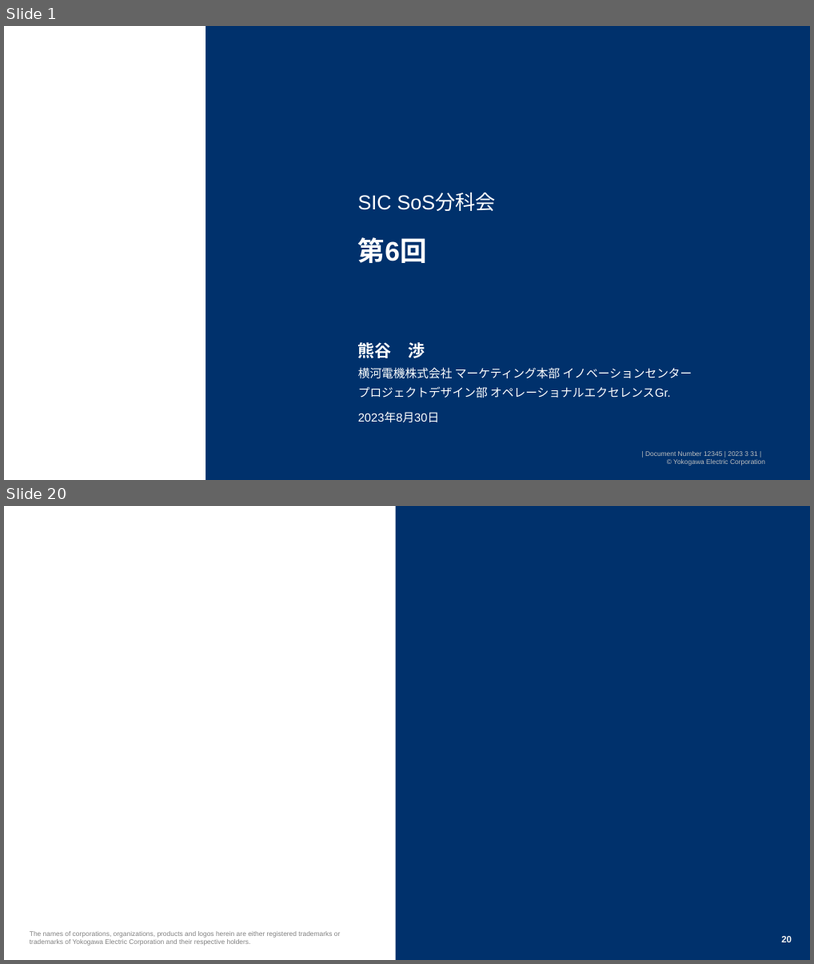
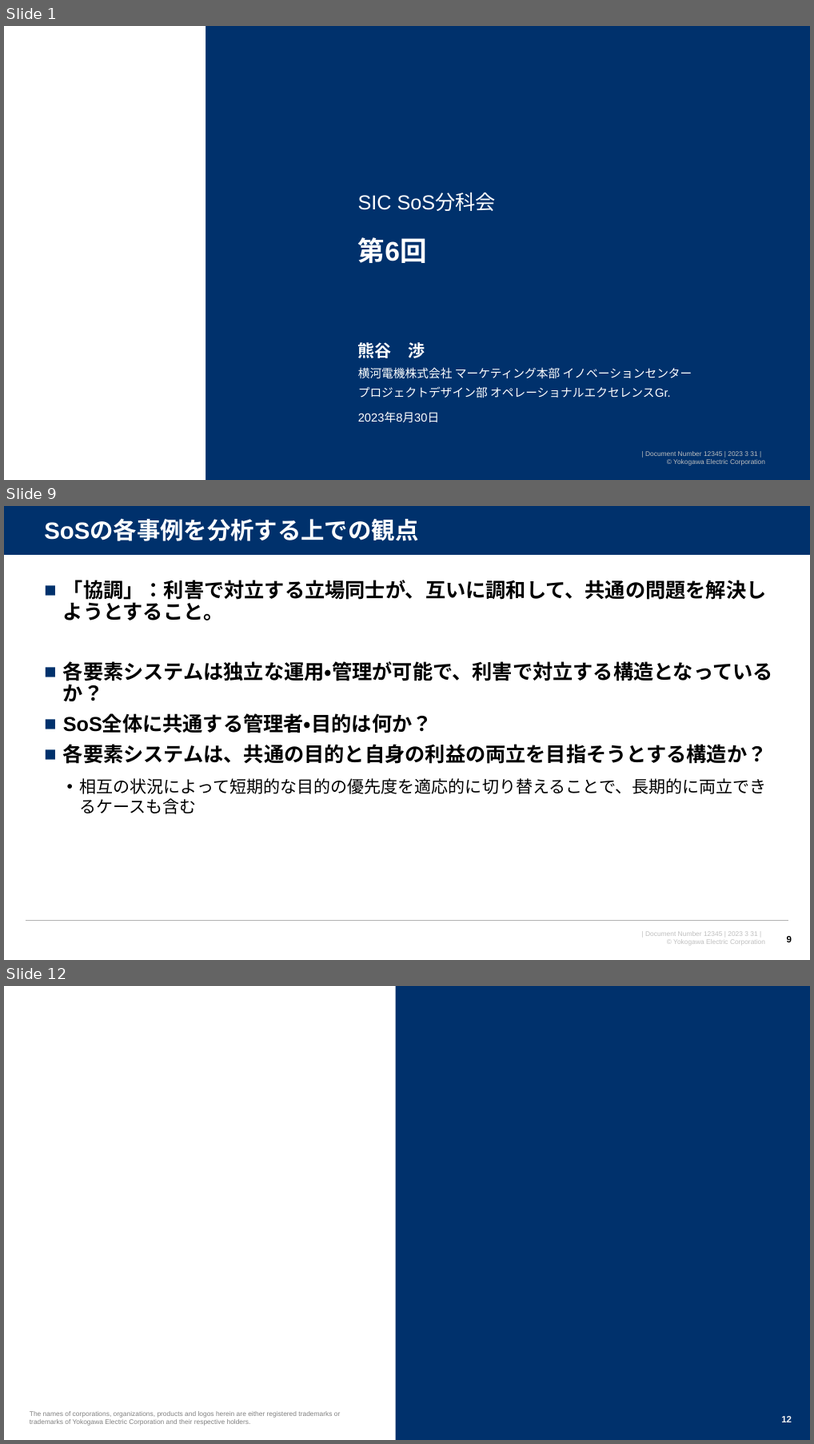
Before and after one commit to watarukumagai-git/opt, a slide deck: SoS/230830_SoS分科会6回_kuma_rev.0.pptx. Shown one above the other, each under a label of ours: slides 1 and 20 before the commit, slides 1, 9 and 12 after it; the slides between them are not shown. The pictures are 814x964 and 814x1444 pixels, drawn with LibreOffice and Linux fonts; fonts in the diff are those of the drawing; background and template pictures are left out. Boxes give left, top, right and bottom in pixels: in the first picture for what was removed or moved away, otherwise in the second. Text is boxed around its words. In the diff, an @@ line names an element or a change of style, - is before the commit and + after.

```diff
--- a/SoS/230830_SoS分科会6回_kuma_rev.0.pptx
+++ b/SoS/230830_SoS分科会6回_kuma_rev.0.pptx
@@ slide 9 added at <box>4,506,810,960</box>, background #FFFFFF; not listed: 1 template element that a slide beside it also shows @@
@@ rectangle added at <box>4,506,810,555</box>, fill #00316C @@
@@ title added at <box>44,520,418,541</box>, 28 pt, text #FFFFFF, bold @@
+SoSの各事例を分析する上での観点
@@ line added from (4, 555) to (810, 555), #FFFFFF 0.75 pt @@
@@ text added at <box>63,580,774,814</box>, 24 pt, text #000000, bold @@
+■ 「協調」：利害で対立する立場同士が、互いに調和して、共通の問題を解決しようとすること。
+■ 各要素システムは独立な運用・管理が可能で、利害で対立する構造となっているか？
+■ SoS全体に共通する管理者・目的は何か？
+■ 各要素システムは、共通の目的と自身の利益の両立を目指そうとする構造か？
+  • 相互の状況によって短期的な目的の優先度を適応的に切り替えることで、長期的に両立できるケースも含む
@@ line added from (25, 920) to (790, 920), #B2B2B2 1 pt @@
@@ page number added at <box>787,935,792,944</box>, 11 pt, text #000000, bold @@
+9
@@ what was slide 20 is now slide 12 @@
@@ page number at <box>782,1416,792,1422</box>: text changed @@
-20
+12
```
Also in this commit, not shown: 4 slides changed, 8 other slides added, 18 slides removed.
